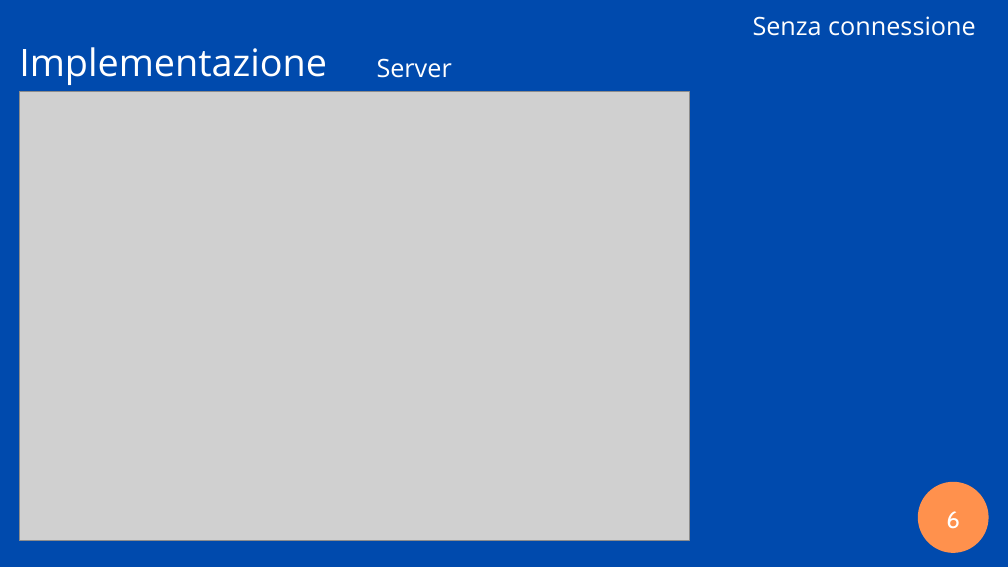
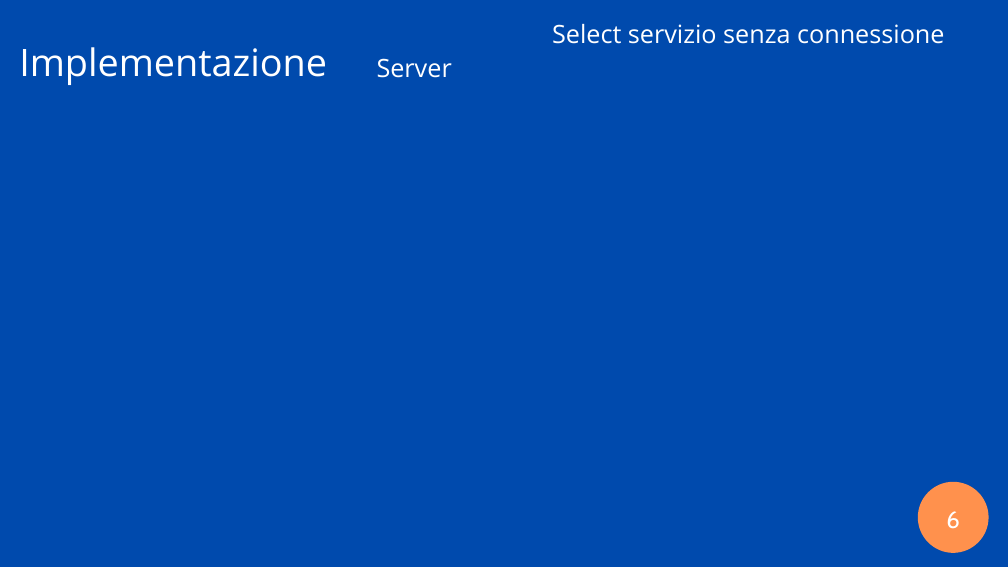
Before and after one commit to ilcors-dev/gruppo-reti, a slide deck: slide 6 of esercitazione_4/documents/Esercitazione 4.pptx. Drawn at 1008x567 pixels with LibreOffice and Linux fonts; fonts in the diff are those of the drawing; grey boxes stand for pictures. Boxes give left, top, right and bottom in pixels: in the first picture for what was removed or moved away, otherwise in the second. Text is boxed around its words. In the diff, an @@ line names an element or a change of style, - is before the commit and + after.

Commit message:
changed: presentazione senza immagini caricata

```diff
--- a/esercitazione_4/documents/Esercitazione 4.pptx
+++ b/esercitazione_4/documents/Esercitazione 4.pptx
@@ text at (x1=552, y1=24, x2=944, y2=44): text changed @@
-Senza connessione
+Select servizio senza connessione
@@ picture removed at (x1=20, y1=91, x2=689, y2=540) @@
```
Also in this commit, not shown: 7 other slides changed.
